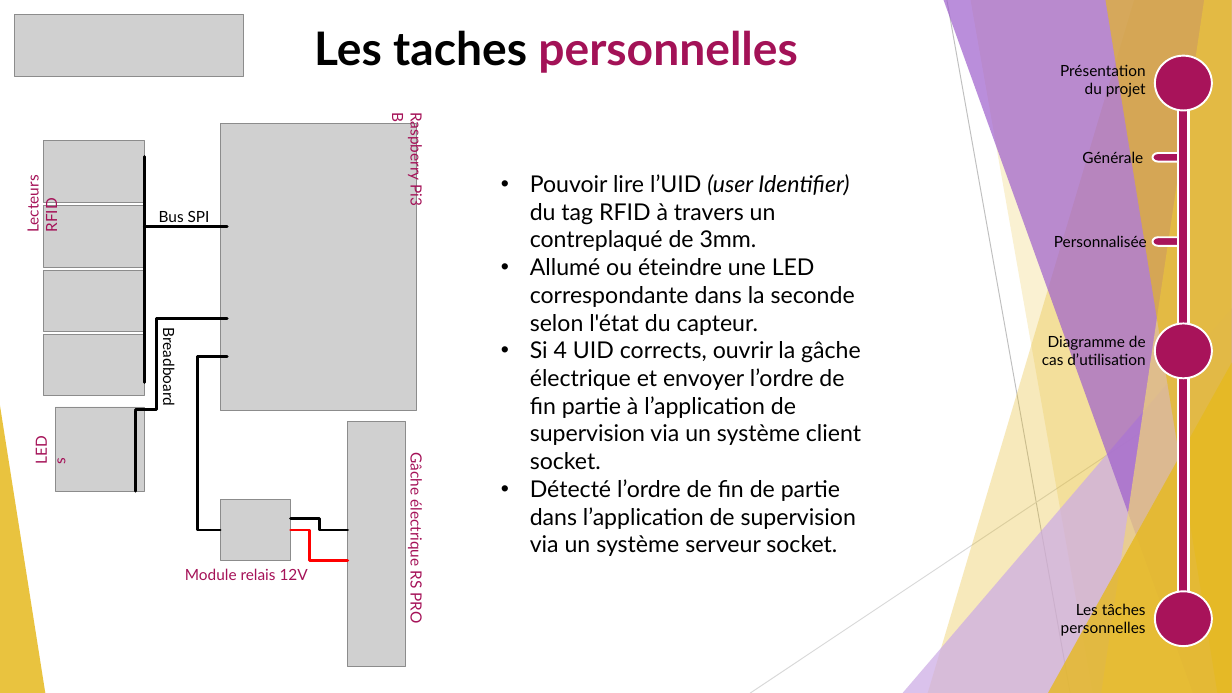
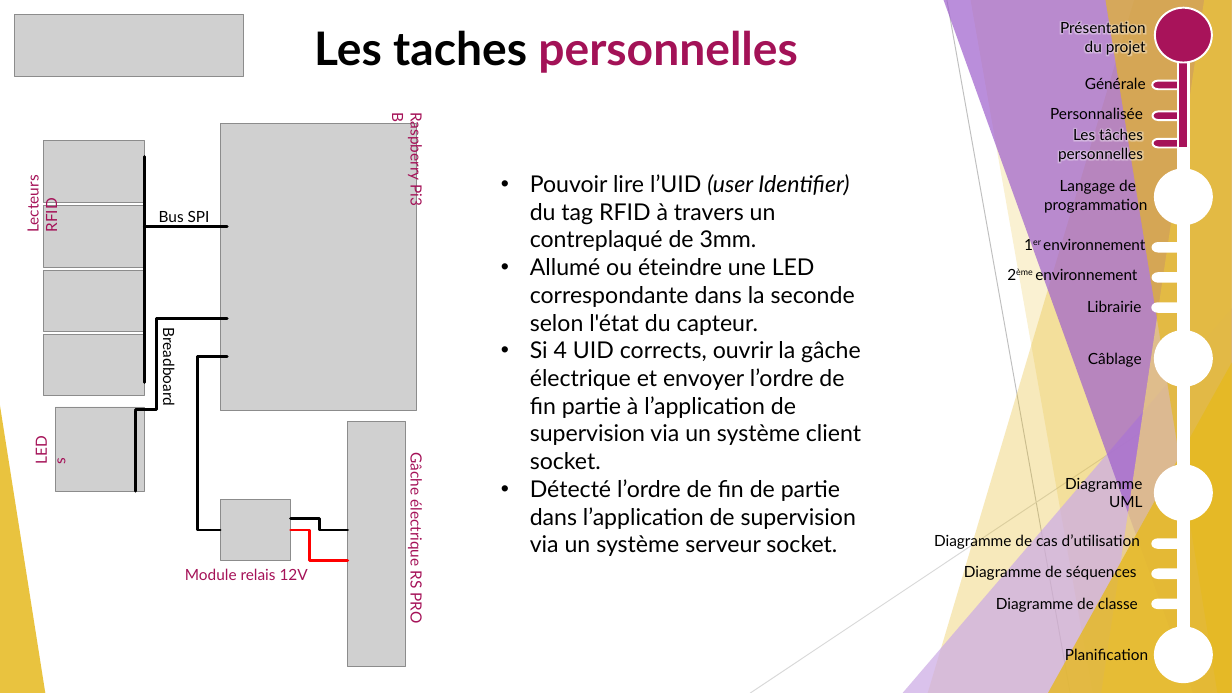
Before and after one commit to GuiguiMvn/Systeme-Escape-Game-Telethon, a slide deck: slide 5 of Guillaume/Documents/Diapo Revues/Revue 2 de projet étudiant 1 Escape Game Téléthon.pptx. Drawn at 1232x693 pixels with LibreOffice and Linux fonts; fonts in the diff are those of the drawing; grey boxes stand for pictures. Boxes give left, top, right and bottom in pixels: in the first picture for what was removed or moved away, otherwise in the second. Text is boxed around its words. In the diff, an @@ line names an element or a change of style, - is before the commit and + after.

```diff
--- a/Guillaume/Documents/Diapo Revues/Revue 2 de projet étudiant 1 Escape Game Téléthon.pptx
+++ b/Guillaume/Documents/Diapo Revues/Revue 2 de projet étudiant 1 Escape Game Téléthon.pptx
@@ text "Présentation du projet": place and size @@
-text "Présentation du projet" at (1060, 62, 1146, 98)
+text "Présentation du projet" at (1060, 20, 1146, 55)
@@ ellipse: place and size @@
-ellipse at (1155, 55, 1213, 110)
+ellipse at (1155, 7, 1213, 62)
@@ rectangle added at (1178, 26, 1189, 148), fill #A8135A, outline #FFFFFF 1.5 pt @@
@@ rectangle: place and size @@
-rectangle at (1178, 76, 1189, 643)
+rectangle at (1178, 43, 1189, 643)
@@ text "Générale": place and size @@
-text "Générale" at (1082, 149, 1143, 166)
+text "Générale" at (1085, 75, 1146, 92)
@@ pill shape: place and size @@
-pill shape at (1153, 153, 1189, 162)
+pill shape at (1153, 80, 1189, 89)
@@ text "Personnalisée": place and size @@
-text "Personnalisée" at (1054, 233, 1147, 250)
+text "Personnalisée" at (1050, 105, 1143, 122)
@@ pill shape added at (1153, 112, 1189, 120), fill #A51258, outline #FFFFFF 1.5 pt @@
@@ rectangle removed at (1178, 96, 1189, 595) @@
@@ text "Les tâches personnelles": place and size @@
-text "Les tâches personnelles" at (1061, 603, 1146, 637)
+text "Les tâches personnelles" at (1058, 127, 1143, 162)
@@ pill shape added at (1153, 139, 1189, 147), fill #A51258, outline #FFFFFF 1.5 pt @@
@@ text added at (1044, 177, 1147, 213), 12 pt, text #000000 @@
+Langage de programmation
@@ ellipse added at (1155, 169, 1213, 224), fill #FFFFFF, outline #FFFFFF 1.5 pt @@
@@ text added at (1043, 236, 1145, 250), 12 pt, text #000000 @@
+1er environnement
@@ text added at (1035, 266, 1137, 283), 12 pt, text #000000 @@
+2ème environnement
@@ pill shape: place and size @@
-pill shape at (1153, 238, 1189, 246)
+pill shape at (1153, 243, 1189, 251)
@@ pill shape added at (1153, 274, 1189, 282), fill #FFFFFF, outline #FFFFFF 1.5 pt @@
@@ text added at (1087, 300, 1141, 312), 12 pt, text #000000 @@
+Librairie
@@ pill shape added at (1153, 303, 1189, 311), fill #FFFFFF, outline #FFFFFF 1.5 pt @@
@@ text added at (1088, 352, 1142, 367), 12 pt, text #000000 @@
+Câblage
@@ ellipse: place and size @@
-ellipse at (1155, 323, 1213, 378)
+ellipse at (1155, 331, 1213, 385)
@@ text added at (1065, 475, 1142, 511), 12 pt, text #000000 @@
+Diagramme UML
@@ ellipse added at (1155, 466, 1213, 520), fill #FFFFFF, outline #FFFFFF 1.5 pt @@
@@ text "Diagramme de cas d’utilisation": place and size @@
-text "Diagramme de cas d’utilisation" at (1042, 333, 1146, 369)
+text "Diagramme de cas d’utilisation" at (934, 532, 1140, 549)
@@ text "Diagramme de cas d’utilisation" at (934, 532, 1140, 549): alignment right to left @@
@@ text added at (964, 564, 1137, 581), 12 pt, text #000000 @@
+Diagramme de séquences
@@ pill shape added at (1153, 569, 1189, 578), fill #FFFFFF, outline #FFFFFF 1.5 pt @@
@@ pill shape added at (1153, 540, 1189, 548), fill #FFFFFF, outline #FFFFFF 1.5 pt @@
@@ text added at (996, 595, 1138, 612), 12 pt, text #000000 @@
+Diagramme de classe
@@ pill shape added at (1153, 600, 1189, 608), fill #FFFFFF, outline #FFFFFF 1.5 pt @@
@@ fill #A8135A to #FFFFFF in 3 elements at (1153, 243, 1189, 251), (1155, 331, 1213, 385), (1155, 628, 1213, 682) @@
@@ ellipse: place and size @@
-ellipse at (1155, 592, 1213, 646)
+ellipse at (1155, 628, 1213, 682)
@@ text added at (1065, 647, 1148, 662), 12 pt, text #000000 @@
+Planification
```
Also in this commit, not shown: 14 other slides changed.
